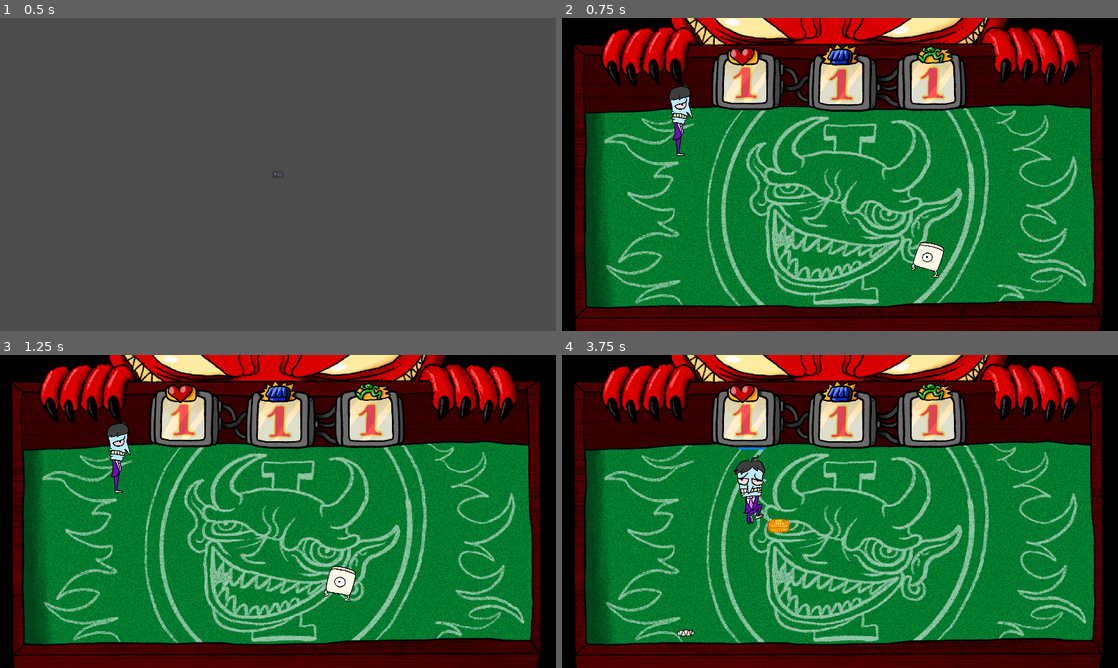
Above: before the commit, frames 1-4 (two rows, left to right).
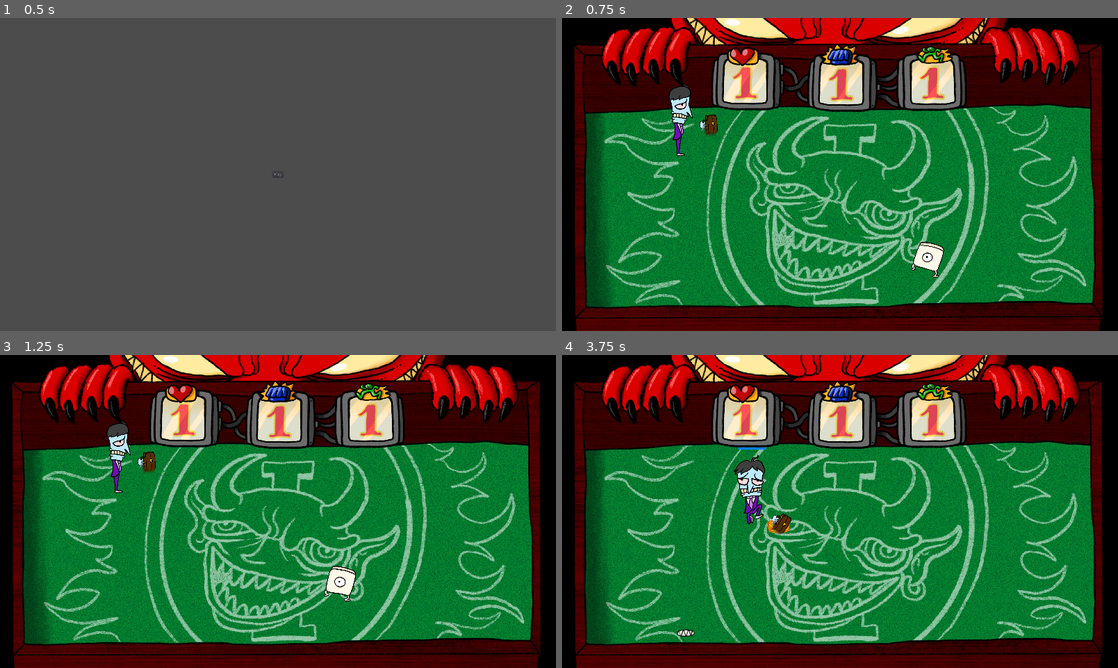
Above: after the commit, the same moments.

Repository: TheSeahorse/GMTK2022
Game: Godot game, scene res://Main.tscn
The game is run twice, just before and just after one commit, with the same random seed, the same clock (stepped at 60 frames per second) and the same inputs.
Inputs (mouse positions are in pixels of both pictures, inside the frame that each line leads up to):
- Up to frame 1 (0.5 s): no input
- Up to frame 2 (0.75 s): click "Play" at 0.5 s
- Up to frame 3 (1.25 s): no input
- Up to frame 4 (3.75 s): move the mouse to (962, 495) at 1.27 s; hold D (move_right) 1.28-2.03 s; hold Right mouse button (attack) 1.28-2.03 s; move the mouse to (728, 527) at 2.02 s; hold S (move_down) 2.03-2.78 s; right-click (728, 527) at 2.1 s; move the mouse to (895, 442) at 2.77 s; hold D (move_right) 2.78-3.53 s; hold Right mouse button (attack) 2.78-3.53 s; click (895, 442) at 2.85 s; move the mouse to (812, 574) at 3.52 s; hold W (move_up) from 3.53 s (still down); right-click (812, 574) at 3.6 s

Frame 1 is identical in both runs. In frame 2, 0.2% of the frame differs, in the area x 24-28%, y 30-38%; in frame 3, 0.2%; in frame 4, 0.2%, in the area x 37-42%, y 50-58%.

Commit message:
Replace cone sprite with briefcase sprite

Diff:
--- a/Player.gd
+++ b/Player.gd
@@ -131,6 +131,7 @@
     $Weapon.show()
     $Weapon/AttackLength.start()
     $Cooldown/AttackCooldown.start()
+    $Weapon/AnimationPlayer.play("swing")
     can_attack = false
     is_attacking = true
     for enemy in enemies_in_range:
@@ -179,6 +180,7 @@
 func _on_AttackLength_timeout():
     is_attacking = false
     $Weapon.hide()
+    $Weapon/AnimationPlayer.stop()
 
 
 func _on_Weapon_body_entered(body):
--- a/Player.tscn
+++ b/Player.tscn
@@ -1,14 +1,15 @@
-[gd_scene load_steps=50 format=2]
+[gd_scene load_steps=53 format=2]
 
 [ext_resource path="res://assets/Character/character_move_down.png" type="Texture" id=1]
 [ext_resource path="res://Player.gd" type="Script" id=2]
 [ext_resource path="res://assets/Character/character_move_right.png" type="Texture" id=3]
 [ext_resource path="res://assets/Character/character_move_left.png" type="Texture" id=4]
 [ext_resource path="res://assets/Character/character_move_up.png" type="Texture" id=5]
-[ext_resource path="res://assets/Character/weapon_cone.png" type="Texture" id=6]
+[ext_resource path="res://assets/Character/briefcase_1.png" type="Texture" id=6]
 [ext_resource path="res://assets/cooldown_bar.png" type="Texture" id=7]
 [ext_resource path="res://assets/Character/death.png" type="Texture" id=8]
 [ext_resource path="res://assets/Character/hurt_1.mp3" type="AudioStream" id=9]
+[ext_resource path="res://assets/Character/briefcase_2.png" type="Texture" id=10]
 
 [sub_resource type="AtlasTexture" id=3]
 flags = 4
@@ -40,6 +41,81 @@
 atlas = ExtResource( 1 )
 region = Rect2( 0, 3210, 402, 642 )
 
+[sub_resource type="AtlasTexture" id=30]
+flags = 4
+atlas = ExtResource( 3 )
+region = Rect2( 0, 0, 402, 642 )
+
+[sub_resource type="AtlasTexture" id=32]
+flags = 4
+atlas = ExtResource( 5 )
+region = Rect2( 0, 0, 402, 642 )
+
+[sub_resource type="AtlasTexture" id=12]
+flags = 4
+atlas = ExtResource( 4 )
+region = Rect2( 0, 0, 402, 642 )
+
+[sub_resource type="AtlasTexture" id=13]
+flags = 4
+atlas = ExtResource( 4 )
+region = Rect2( 0, 642, 402, 642 )
+
+[sub_resource type="AtlasTexture" id=14]
+flags = 4
+atlas = ExtResource( 4 )
+region = Rect2( 0, 1284, 402, 642 )
+
+[sub_resource type="AtlasTexture" id=15]
+flags = 4
+atlas = ExtResource( 4 )
+region = Rect2( 0, 1926, 402, 642 )
+
+[sub_resource type="AtlasTexture" id=16]
+flags = 4
+atlas = ExtResource( 4 )
+region = Rect2( 0, 2568, 402, 642 )
+
+[sub_resource type="AtlasTexture" id=17]
+flags = 4
+atlas = ExtResource( 4 )
+region = Rect2( 0, 3210, 402, 642 )
+
+[sub_resource type="AtlasTexture" id=18]
+flags = 4
+atlas = ExtResource( 5 )
+region = Rect2( 0, 0, 402, 642 )
+
+[sub_resource type="AtlasTexture" id=19]
+flags = 4
+atlas = ExtResource( 5 )
+region = Rect2( 0, 642, 402, 642 )
+
+[sub_resource type="AtlasTexture" id=20]
+flags = 4
+atlas = ExtResource( 5 )
+region = Rect2( 0, 1284, 402, 642 )
+
+[sub_resource type="AtlasTexture" id=21]
+flags = 4
+atlas = ExtResource( 5 )
+region = Rect2( 0, 1926, 402, 642 )
+
+[sub_resource type="AtlasTexture" id=22]
+flags = 4
+atlas = ExtResource( 5 )
+region = Rect2( 0, 2568, 402, 642 )
+
+[sub_resource type="AtlasTexture" id=23]
+flags = 4
+atlas = ExtResource( 5 )
+region = Rect2( 0, 3210, 402, 642 )
+
+[sub_resource type="AtlasTexture" id=31]
+flags = 4
+atlas = ExtResource( 4 )
+region = Rect2( 0, 0, 402, 642 )
+
 [sub_resource type="AtlasTexture" id=24]
 flags = 4
 atlas = ExtResource( 3 )
@@ -70,119 +146,44 @@
 atlas = ExtResource( 3 )
 region = Rect2( 0, 3210, 402, 642 )
 
-[sub_resource type="AtlasTexture" id=30]
-flags = 4
-atlas = ExtResource( 3 )
-region = Rect2( 0, 0, 402, 642 )
+[sub_resource type="AtlasTexture" id=34]
+flags = 4
+atlas = ExtResource( 8 )
+region = Rect2( 0, 0, 132, 129 )
+
+[sub_resource type="AtlasTexture" id=35]
+flags = 4
+atlas = ExtResource( 8 )
+region = Rect2( 0, 129, 132, 129 )
+
+[sub_resource type="AtlasTexture" id=36]
+flags = 4
+atlas = ExtResource( 8 )
+region = Rect2( 0, 258, 132, 129 )
+
+[sub_resource type="AtlasTexture" id=37]
+flags = 4
+atlas = ExtResource( 8 )
+region = Rect2( 0, 387, 132, 129 )
+
+[sub_resource type="AtlasTexture" id=38]
+flags = 4
+atlas = ExtResource( 8 )
+region = Rect2( 0, 516, 132, 129 )
+
+[sub_resource type="AtlasTexture" id=39]
+flags = 4
+atlas = ExtResource( 8 )
+region = Rect2( 0, 645, 132, 129 )
+
+[sub_resource type="AtlasTexture" id=40]
+flags = 4
+atlas = ExtResource( 8 )
+region = Rect2( 0, 774, 132, 129 )
 
 [sub_resource type="AtlasTexture" id=11]
 flags = 4
 atlas = ExtResource( 1 )
-region = Rect2( 0, 0, 402, 642 )
-
-[sub_resource type="AtlasTexture" id=32]
-flags = 4
-atlas = ExtResource( 5 )
-region = Rect2( 0, 0, 402, 642 )
-
-[sub_resource type="AtlasTexture" id=12]
-flags = 4
-atlas = ExtResource( 4 )
-region = Rect2( 0, 0, 402, 642 )
-
-[sub_resource type="AtlasTexture" id=13]
-flags = 4
-atlas = ExtResource( 4 )
-region = Rect2( 0, 642, 402, 642 )
-
-[sub_resource type="AtlasTexture" id=14]
-flags = 4
-atlas = ExtResource( 4 )
-region = Rect2( 0, 1284, 402, 642 )
-
-[sub_resource type="AtlasTexture" id=15]
-flags = 4
-atlas = ExtResource( 4 )
-region = Rect2( 0, 1926, 402, 642 )
-
-[sub_resource type="AtlasTexture" id=16]
-flags = 4
-atlas = ExtResource( 4 )
-region = Rect2( 0, 2568, 402, 642 )
-
-[sub_resource type="AtlasTexture" id=17]
-flags = 4
-atlas = ExtResource( 4 )
-region = Rect2( 0, 3210, 402, 642 )
-
-[sub_resource type="AtlasTexture" id=34]
-flags = 4
-atlas = ExtResource( 8 )
-region = Rect2( 0, 0, 132, 129 )
-
-[sub_resource type="AtlasTexture" id=35]
-flags = 4
-atlas = ExtResource( 8 )
-region = Rect2( 0, 129, 132, 129 )
-
-[sub_resource type="AtlasTexture" id=36]
-flags = 4
-atlas = ExtResource( 8 )
-region = Rect2( 0, 258, 132, 129 )
-
-[sub_resource type="AtlasTexture" id=37]
-flags = 4
-atlas = ExtResource( 8 )
-region = Rect2( 0, 387, 132, 129 )
-
-[sub_resource type="AtlasTexture" id=38]
-flags = 4
-atlas = ExtResource( 8 )
-region = Rect2( 0, 516, 132, 129 )
-
-[sub_resource type="AtlasTexture" id=39]
-flags = 4
-atlas = ExtResource( 8 )
-region = Rect2( 0, 645, 132, 129 )
-
-[sub_resource type="AtlasTexture" id=40]
-flags = 4
-atlas = ExtResource( 8 )
-region = Rect2( 0, 774, 132, 129 )
-
-[sub_resource type="AtlasTexture" id=18]
-flags = 4
-atlas = ExtResource( 5 )
-region = Rect2( 0, 0, 402, 642 )
-
-[sub_resource type="AtlasTexture" id=19]
-flags = 4
-atlas = ExtResource( 5 )
-region = Rect2( 0, 642, 402, 642 )
-
-[sub_resource type="AtlasTexture" id=20]
-flags = 4
-atlas = ExtResource( 5 )
-region = Rect2( 0, 1284, 402, 642 )
-
-[sub_resource type="AtlasTexture" id=21]
-flags = 4
-atlas = ExtResource( 5 )
-region = Rect2( 0, 1926, 402, 642 )
-
-[sub_resource type="AtlasTexture" id=22]
-flags = 4
-atlas = ExtResource( 5 )
-region = Rect2( 0, 2568, 402, 642 )
-
-[sub_resource type="AtlasTexture" id=23]
-flags = 4
-atlas = ExtResource( 5 )
-region = Rect2( 0, 3210, 402, 642 )
-
-[sub_resource type="AtlasTexture" id=31]
-flags = 4
-atlas = ExtResource( 4 )
 region = Rect2( 0, 0, 402, 642 )
 
 [sub_resource type="SpriteFrames" id=9]
@@ -192,44 +193,44 @@
 "name": "move_down",
 "speed": 12.0
 }, {
+"frames": [ SubResource( 30 ) ],
+"loop": true,
+"name": "idle_right",
+"speed": 5.0
+}, {
+"frames": [ SubResource( 32 ) ],
+"loop": true,
+"name": "idle_up",
+"speed": 5.0
+}, {
+"frames": [ SubResource( 12 ), SubResource( 13 ), SubResource( 14 ), SubResource( 15 ), SubResource( 16 ), SubResource( 17 ) ],
+"loop": true,
+"name": "move_left",
+"speed": 12.0
+}, {
+"frames": [ SubResource( 18 ), SubResource( 19 ), SubResource( 20 ), SubResource( 21 ), SubResource( 22 ), SubResource( 23 ) ],
+"loop": true,
+"name": "move_up",
+"speed": 12.0
+}, {
+"frames": [ SubResource( 31 ) ],
+"loop": true,
+"name": "idle_left",
+"speed": 5.0
+}, {
 "frames": [ SubResource( 24 ), SubResource( 25 ), SubResource( 26 ), SubResource( 27 ), SubResource( 28 ), SubResource( 29 ) ],
 "loop": true,
 "name": "move_right",
 "speed": 12.0
 }, {
-"frames": [ SubResource( 30 ) ],
-"loop": true,
-"name": "idle_right",
-"speed": 5.0
-}, {
-"frames": [ SubResource( 11 ) ],
-"loop": true,
-"name": "idle_down",
-"speed": 5.0
-}, {
-"frames": [ SubResource( 32 ) ],
-"loop": true,
-"name": "idle_up",
-"speed": 5.0
-}, {
-"frames": [ SubResource( 12 ), SubResource( 13 ), SubResource( 14 ), SubResource( 15 ), SubResource( 16 ), SubResource( 17 ) ],
-"loop": true,
-"name": "move_left",
-"speed": 12.0
-}, {
 "frames": [ null, SubResource( 34 ), SubResource( 35 ), SubResource( 36 ), SubResource( 37 ), SubResource( 38 ), SubResource( 39 ), SubResource( 40 ) ],
 "loop": true,
 "name": "death",
 "speed": 16.0
 }, {
-"frames": [ SubResource( 18 ), SubResource( 19 ), SubResource( 20 ), SubResource( 21 ), SubResource( 22 ), SubResource( 23 ) ],
-"loop": true,
-"name": "move_up",
-"speed": 12.0
-}, {
-"frames": [ SubResource( 31 ) ],
-"loop": true,
-"name": "idle_left",
+"frames": [ SubResource( 11 ) ],
+"loop": true,
+"name": "idle_down",
 "speed": 5.0
 } ]
 
@@ -239,6 +240,60 @@
 [sub_resource type="CapsuleShape2D" id=33]
 radius = 11.0
 height = 48.0
+
+[sub_resource type="SpriteFrames" id=43]
+animations = [ {
+"frames": [ ExtResource( 10 ) ],
+"loop": true,
+"name": "start",
+"speed": 5.0
+}, {
+"frames": [ ExtResource( 6 ) ],
+"loop": true,
+"name": "swing",
+"speed": 5.0
+} ]
+
+[sub_resource type="Animation" id=44]
+resource_name = "swing"
+length = 0.2
+step = 0.01
+tracks/0/type = "value"
+tracks/0/path = NodePath("Briefcase:position")
+tracks/0/interp = 1
+tracks/0/loop_wrap = true
+tracks/0/imported = false
+tracks/0/enabled = true
+tracks/0/keys = {
+"times": PoolRealArray( 0, 0.03, 0.1, 0.17, 0.2 ),
+"transitions": PoolRealArray( 1, 1, 1, 1, 1 ),
+"update": 0,
+"values": [ Vector2( 100, 100 ), Vector2( 100, 100 ), Vector2( 120, 0 ), Vector2( 100, -100 ), Vector2( 100, -100 ) ]
+}
+tracks/1/type = "value"
+tracks/1/path = NodePath("Briefcase:rotation_degrees")
+tracks/1/interp = 1
+tracks/1/loop_wrap = true
+tracks/1/imported = false
+tracks/1/enabled = true
+tracks/1/keys = {
+"times": PoolRealArray( 0, 0.03, 0.1, 0.17, 0.2 ),
+"transitions": PoolRealArray( 1, 1, 1, 1, 1 ),
+"update": 0,
+"values": [ 120.0, 120.0, 90.0, 60.0, 60.0 ]
+}
+tracks/2/type = "value"
+tracks/2/path = NodePath("Briefcase:animation")
+tracks/2/interp = 1
+tracks/2/loop_wrap = true
+tracks/2/imported = false
+tracks/2/enabled = true
+tracks/2/keys = {
+"times": PoolRealArray( 0, 0.01, 0.2 ),
+"transitions": PoolRealArray( 1, 1, 1 ),
+"update": 1,
+"values": [ "start", "swing", "swing" ]
+}
 
 [sub_resource type="Animation" id=42]
 resource_name = "RESET"
@@ -293,20 +348,26 @@
 shape = SubResource( 33 )
 
 [node name="Weapon" type="Area2D" parent="."]
-visible = false
 collision_layer = 0
 collision_mask = 4
 
 [node name="CollisionPolygon2D" type="CollisionPolygon2D" parent="Weapon"]
 polygon = PoolVector2Array( 0, 0, 203, -88, 222, -43, 227, 0, 221, 48, 203, 87 )
 
-[node name="Cone" type="Sprite" parent="Weapon"]
-scale = Vector2( 0.7, 0.7 )
-texture = ExtResource( 6 )
+[node name="Briefcase" type="AnimatedSprite" parent="Weapon"]
+position = Vector2( 106, -70 )
+rotation = 1.20428
+scale = Vector2( 0.25, 0.25 )
+frames = SubResource( 43 )
+animation = "swing"
+flip_h = true
 
 [node name="AttackLength" type="Timer" parent="Weapon"]
-wait_time = 0.1
+wait_time = 0.2
 one_shot = true
+
+[node name="AnimationPlayer" type="AnimationPlayer" parent="Weapon"]
+anims/swing = SubResource( 44 )
 
 [node name="Cooldown" type="TextureProgress" parent="."]
 margin_left = -51.0
